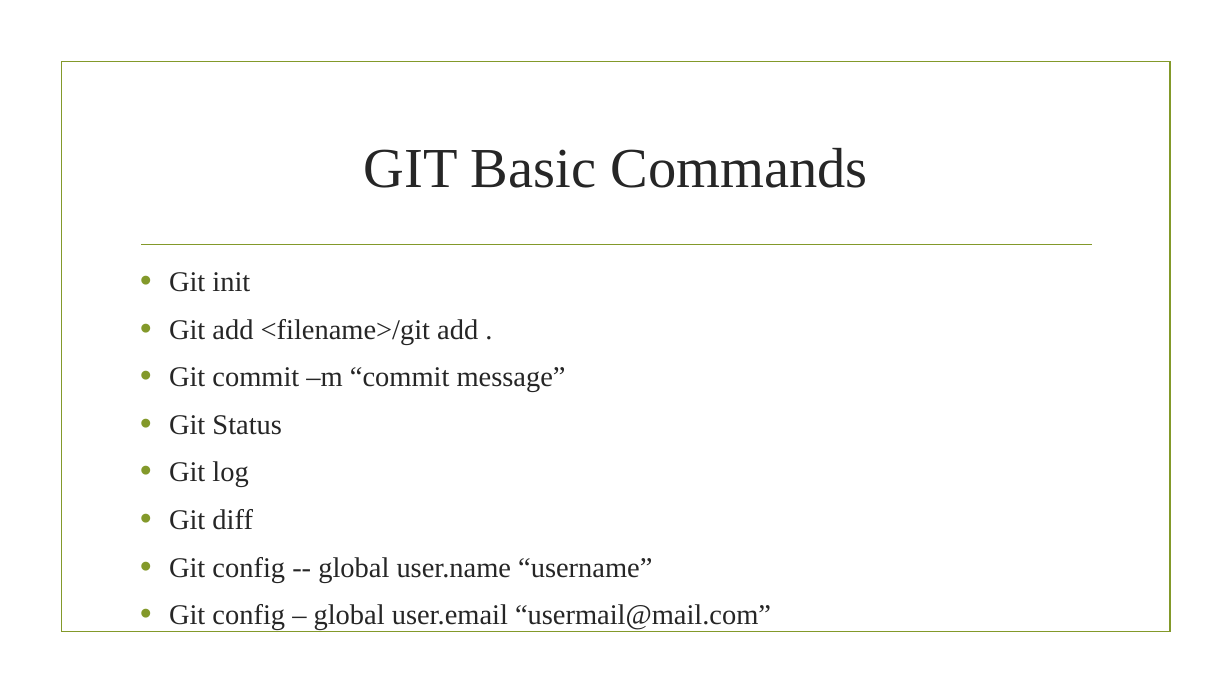
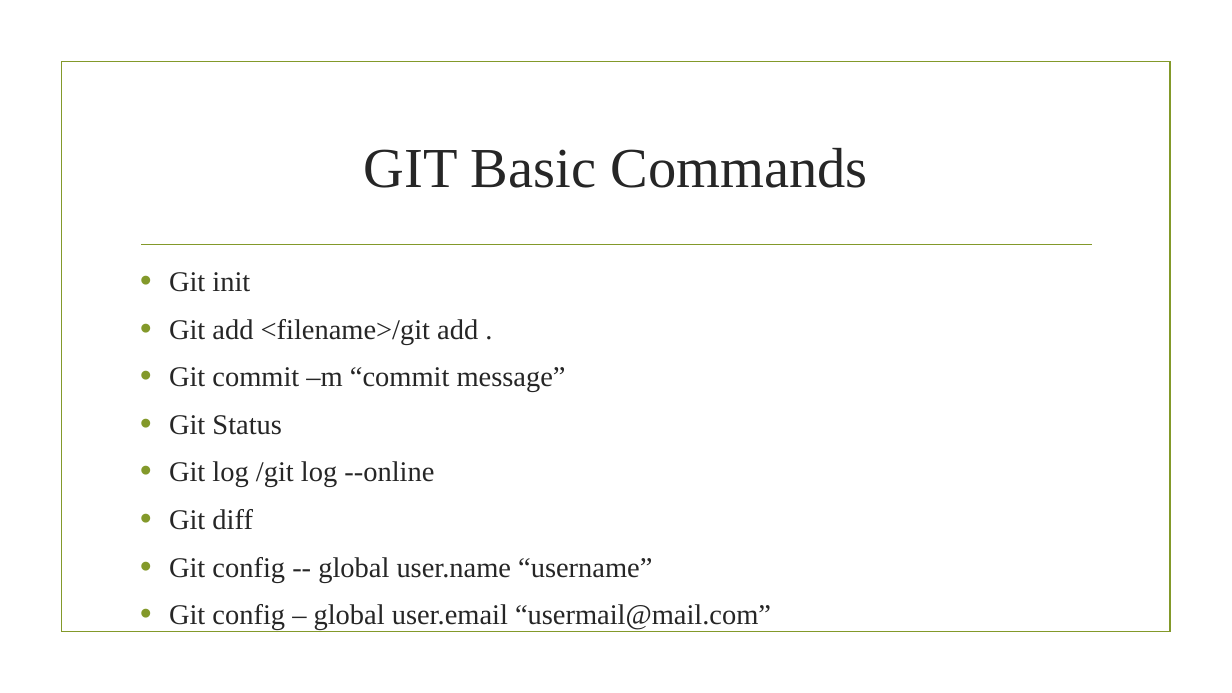
Before and after one commit to Rameshwar-Sarma/sumit, a slide deck: slide 13 of git.pptx. Drawn at 1232x693 pixels with LibreOffice and Linux fonts; fonts in the diff are those of the drawing; background and template pictures are left out. Boxes give left, top, right and bottom in pixels: in the first picture for what was removed or moved away, otherwise in the second. Text is boxed around its words. In the diff, an @@ line names an element or a change of style, - is before the commit and + after.

```diff
--- a/git.pptx
+++ b/git.pptx
@@ text at [169, 461, 434, 487]: text changed @@
-• Git log
+• Git log /git log --online
```
Also in this commit, not shown: 1 other slide changed.
